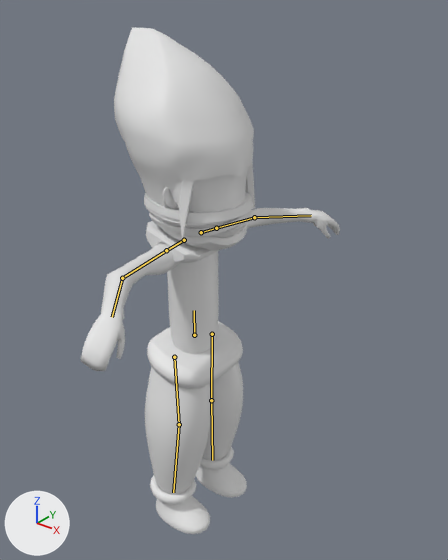
The FBX model Assets/WIP/Models/Characters/Ravi/Animations/Atk/Ravi(Ability)_Roll.fbx: old version first, new version second.
One viewpoint serves both versions: a camera (50 mm lens) standing at (14.44, -16.21, 21.6) and looking at (0.62, 1.07, 10.88). Every picture has the same lights, and +X, +Y and +Z are marked at lower left. The bones that change are drawn over the model as lines.

The first picture shows 'Bandage Mask', 'Belt(Ravi)', 'Ears(Ravi)', 'Hair(Ravi)', 'Head(Ravi)', 'L_Arm', 'L_Leg(Ravi)', 'L_Shoe(Ravi)', 'R_Arm', 'R_Leg(Ravi)', 'R_Shoe(Ravi)', 'Shoulder(Ravi)', 'Torso(Ravi)'.
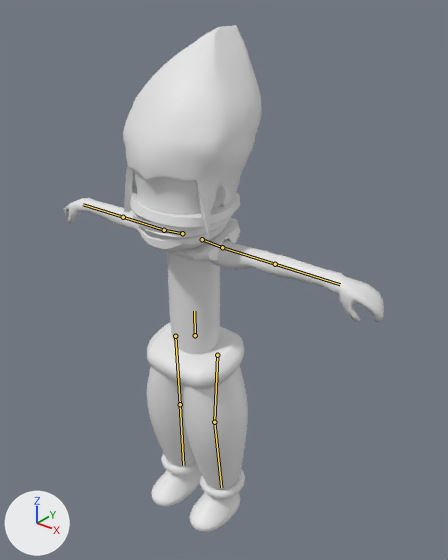
The newer file adds an action. The first version stands in its rest pose; the second is drawn at frame 1 of the action 'Armature|Armature|mixamo.com|Layer0'.

Location of each change, (x1, y1, x2, y2) in pixels of the pictures (448 x 560 px):
'Hair(Ravi)', posed: before (114, 27, 255, 239); after (123, 25, 262, 238)
'R_Leg(Ravi)', posed: before (145, 367, 211, 494); after (147, 367, 196, 466)
'L_Leg(Ravi)', posed: before (202, 362, 243, 461); after (183, 365, 248, 490)
'L_Arm', posed: before (247, 208, 340, 239); after (210, 239, 384, 323)
'R_Arm', posed: before (80, 242, 180, 371); after (64, 198, 141, 235)
'Bandage Mask', posed: before (144, 192, 253, 251); after (130, 190, 240, 252)
'Torso(Ravi)', posed: before (167, 251, 219, 354); after (167, 252, 220, 354)
'Belt(Ravi)', posed: before (147, 321, 243, 389); after (147, 323, 244, 389)
'Head(Ravi)', posed: before (167, 168, 248, 213); after (134, 169, 218, 215)
'R_Shoe(Ravi)', posed (16% narrower, 10% shorter): before (150, 475, 210, 534); after (151, 453, 201, 506)
'L_Shoe(Ravi)', posed: before (196, 447, 247, 498); after (190, 469, 245, 532)
'Shoulder(Ravi)', posed: before (146, 221, 219, 263); after (148, 218, 240, 262)
bone 'mixamorig:Hips', root to tip: before (194, 335) to (194, 310); after (195, 335) to (194, 311)
bone 'mixamorig:LeftShoulder', root to tip: before (201, 232) to (216, 228); after (202, 239) to (222, 247)
bone 'mixamorig:LeftArm', root to tip: before (216, 228) to (254, 217); after (222, 247) to (275, 264)
bone 'mixamorig:LeftForeArm', root to tip: before (254, 217) to (311, 215); after (275, 264) to (340, 284)
bone 'mixamorig:RightShoulder', root to tip: before (184, 240) to (166, 250); after (182, 233) to (164, 230)
bone 'mixamorig:RightArm', root to tip: before (166, 250) to (122, 278); after (164, 230) to (123, 217)
bone 'mixamorig:RightForeArm', root to tip: before (122, 278) to (112, 317); after (123, 217) to (83, 204)
bone 'mixamorig:LeftUpLeg', root to tip: before (212, 334) to (211, 400); after (217, 355) to (214, 422)
bone 'mixamorig:LeftLeg', root to tip: before (211, 400) to (212, 460); after (214, 422) to (221, 487)
bone 'mixamorig:RightUpLeg', root to tip: before (174, 357) to (179, 424); after (175, 336) to (180, 404)
bone 'mixamorig:RightLeg', root to tip: before (179, 424) to (173, 492); after (180, 404) to (183, 465)

The edits, one by one:
Bone 'mixamorig:Hips' (bone_mixamorig_hips) moves from (0.0, 0.0, 0.0) to (9.0, 4.0, 6.0).
Bone 'mixamorig:Hips' (bone_mixamorig_hips) turns from (0, 0, 0) to (0, -90, 0) degrees about its own x, y and z.
Bone 'mixamorig:LeftShoulder' (bone_mixamorig_leftshoulder) turns from (0, 0, 0) to (-1, 0, 0) degrees about its own x, y and z.
Bone 'mixamorig:LeftArm' (bone_mixamorig_leftarm) turns from (0, 0, 0) to (-4, 0, -4) degrees about its own x, y and z.
Bone 'mixamorig:LeftForeArm' (bone_mixamorig_leftforearm) turns from (0, 0, 0) to (0, 0, -36) degrees about its own x, y and z.
Bone 'mixamorig:RightShoulder' (bone_mixamorig_rightshoulder) turns from (0, 0, 0) to (-1, 0, 0) degrees about its own x, y and z.
Bone 'mixamorig:RightArm' (bone_mixamorig_rightarm) turns from (0, 0, 0) to (-4, 0, 4) degrees about its own x, y and z.
Bone 'mixamorig:RightForeArm' (bone_mixamorig_rightforearm) turns from (0, 0, 0) to (0, 0, 36) degrees about its own x, y and z.
Bone 'mixamorig:LeftUpLeg' (bone_mixamorig_leftupleg) turns from (0, 0, 0) to (2, 0, 0) degrees about its own x, y and z.
Bone 'mixamorig:LeftLeg' (bone_mixamorig_leftleg) turns from (0, 0, 0) to (0, 0, -1) degrees about its own x, y and z.
Bone 'mixamorig:RightUpLeg' (bone_mixamorig_rightupleg) turns from (0, 0, 0) to (-2, 0, 1) degrees about its own x, y and z.
Bone 'mixamorig:RightLeg' (bone_mixamorig_rightleg) turns from (0, 0, 0) to (0, 0, -1) degrees about its own x, y and z.
